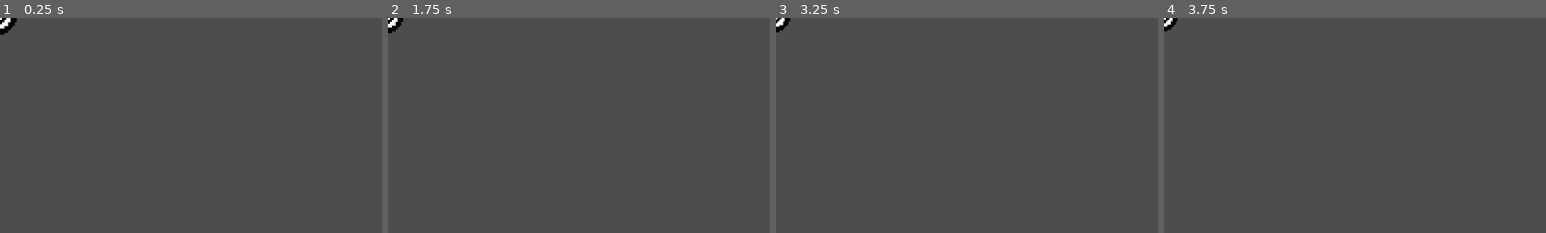
Above: before the commit, frames 1-4 (left to right).
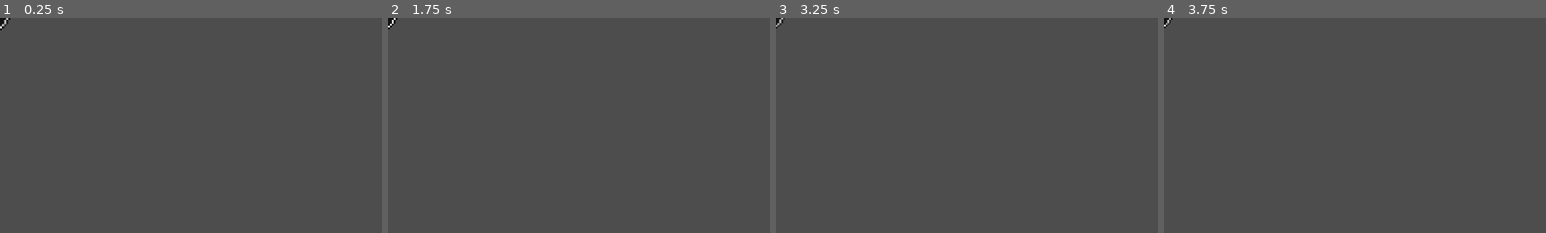
Above: after the commit, the same moments.

Repository: slost/1bj-hero-core
Game: Godot game, scene res://Scenes/Skills/projectile.tscn
The game is run twice, just before and just after one commit, with the same random seed, the same clock (stepped at 60 frames per second) and the same inputs. This scene is started directly instead of the project's main scene.
Inputs:
- Up to frame 1 (0.25 s): no input
- Up to frame 2 (1.75 s): hold Right (move_right) 0.53-1.28 s; hold Space (advance_dialog) 0.53-1.28 s; hold Down (move_down) from 1.28 s (still down); tap Space (advance_dialog) at 1.35 s
- Up to frame 3 (3.25 s): tap Enter at 2 s; release Down (move_down) at 2.03 s; hold Right (move_right) 2.03-2.78 s; hold Space (advance_dialog) 2.03-2.78 s; hold Up (move_up) from 2.78 s (still down); tap Space (advance_dialog) at 2.85 s
- Up to frame 4 (3.75 s): release Up (move_up) at 3.53 s; hold Left (move_left) from 3.53 s (still down); hold Space (advance_dialog) from 3.53 s (still down)
The pictures show only the part of the screen within x 0-50%, y 0-50%; the shares and areas given below are measured in that part.

The runs differ from the first frame. In frame 1, 0.2% of the frame differs, in the area x 0-5%, y 0-8%; in frame 2, 0.2%; in frame 3, 0.2%; in frame 4, 0.1%.

Commit message:
Update visuals

Diff:
--- a/Assets/theme.tres
+++ b/Assets/theme.tres
@@ -4,7 +4,6 @@
 [ext_resource type="FontFile" uid="uid://d0apuuqa3qtek" path="res://Assets/squealer embossed.ttf" id="2_p1uur"]
 
 [resource]
-Label/colors/font_color = Color(0, 0, 0, 1)
 RichTextLabel/colors/default_color = Color(0, 0, 0, 1)
 RichTextLabel/fonts/bold_font = ExtResource("2_p1uur")
 RichTextLabel/fonts/bold_italics_font = ExtResource("1_660oj")
--- a/Database/Character/dummy.tres
+++ b/Database/Character/dummy.tres
@@ -6,5 +6,5 @@
 script = ExtResource("1_oar1x")
 stats = {
 "base_speed": 10,
-"size_scale": 4
+"size_scale": 8
 }
--- /dev/null
+++ b/Materials/ดึ๋งๆ.tres
@@ -0,0 +1,11 @@
+[gd_resource type="ShaderMaterial" load_steps=2 format=3 uid="uid://bf4nvbmh55gr8"]
+
+[ext_resource type="Shader" path="res://Shaders/bush_effect.gdshader" id="1_73sp0"]
+
+[resource]
+shader = ExtResource("1_73sp0")
+shader_parameter/amplitude = 0.826
+shader_parameter/frequency = 8.0
+shader_parameter/speed = 1.665
+shader_parameter/enable_sway_x = false
+shader_parameter/sway_x_amplitude = 0.1
--- /dev/null
+++ b/Scenes/Character/character_sprites.tres
@@ -0,0 +1,20 @@
+[gd_resource type="TileSet" load_steps=3 format=3 uid="uid://bm2408x5858np"]
+
+[ext_resource type="Texture2D" uid="uid://wpjwa4jthm70" path="res://Assets/Sprites/sheet.png" id="1_sq082"]
+
+[sub_resource type="TileSetAtlasSource" id="TileSetAtlasSource_8ef22"]
+texture = ExtResource("1_sq082")
+0:0/0 = 0
+1:0/0 = 0
+2:0/0 = 0
+0:1/0 = 0
+1:1/0 = 0
+0:2/0 = 0
+1:2/0 = 0
+2:2/0 = 0
+0:3/0 = 0
+1:3/0 = 0
+2:3/0 = 0
+
+[resource]
+sources/0 = SubResource("TileSetAtlasSource_8ef22")
--- a/Scenes/Character/monster.gd
+++ b/Scenes/Character/monster.gd
@@ -45,6 +45,9 @@
 
 
 func _ready():
+	scale = Vector2(8, 8)
+	if Global.is_alpha_mode:
+		$Line2D.default_color.a = 0.5
 	z_index = 2
 	current_state = STATE.CHASE
 	radius = speed
--- a/Scenes/Character/monster.tscn
+++ b/Scenes/Character/monster.tscn
@@ -1,19 +1,15 @@
-[gd_scene load_steps=13 format=3 uid="uid://caox48g08q8j4"]
+[gd_scene load_steps=14 format=3 uid="uid://caox48g08q8j4"]
 
 [ext_resource type="Script" path="res://Scenes/Character/monster.gd" id="1_pmis6"]
 [ext_resource type="Script" path="res://Scenes/Character/stats.gd" id="2_747x5"]
-[ext_resource type="Shader" path="res://Shaders/bush_effect.gdshader" id="3_j62s3"]
 [ext_resource type="Shader" path="res://Shaders/blur.gdshader" id="4_b3buw"]
 [ext_resource type="Texture2D" uid="uid://uadk8k2nefm7" path="res://Assets/Sprites/dummy_enemy.png" id="4_yf73r"]
+[ext_resource type="Texture2D" uid="uid://wpjwa4jthm70" path="res://Assets/Sprites/sheet.png" id="5_pvr1l"]
 [ext_resource type="Shader" path="res://Shaders/outline.gdshader" id="6_n02me"]
-[ext_resource type="PackedScene" uid="uid://cewgw4y4rf720" path="res://Scenes/item.tscn" id="7_mhop7"]
+[ext_resource type="Material" uid="uid://bf4nvbmh55gr8" path="res://Materials/ดึ๋งๆ.tres" id="6_tgagv"]
 
 [sub_resource type="CircleShape2D" id="CircleShape2D_ta6hd"]
 radius = 8.0
-
-[sub_resource type="ShaderMaterial" id="ShaderMaterial_egwot"]
-shader = ExtResource("4_b3buw")
-shader_parameter/blur_amount = 2.0
 
 [sub_resource type="ShaderMaterial" id="ShaderMaterial_imyw7"]
 shader = ExtResource("6_n02me")
@@ -23,13 +19,30 @@
 shader_parameter/inside = false
 shader_parameter/add_margins = true
 
-[sub_resource type="ShaderMaterial" id="ShaderMaterial_8ppyf"]
-shader = ExtResource("3_j62s3")
-shader_parameter/amplitude = 0.826
-shader_parameter/frequency = 8.0
-shader_parameter/speed = 1.665
-shader_parameter/enable_sway_x = false
-shader_parameter/sway_x_amplitude = 0.1
+[sub_resource type="ShaderMaterial" id="ShaderMaterial_0twg8"]
+shader = ExtResource("6_n02me")
+shader_parameter/color = Color(1, 1, 1, 1)
+shader_parameter/width = 0.5
+shader_parameter/pattern = 0
+shader_parameter/inside = false
+shader_parameter/add_margins = true
+
+[sub_resource type="TileSetAtlasSource" id="TileSetAtlasSource_2gd17"]
+texture = ExtResource("5_pvr1l")
+0:0/0 = 0
+1:0/0 = 0
+2:0/0 = 0
+0:1/0 = 0
+1:1/0 = 0
+0:2/0 = 0
+1:2/0 = 0
+2:2/0 = 0
+0:3/0 = 0
+1:3/0 = 0
+2:3/0 = 0
+
+[sub_resource type="TileSet" id="TileSet_rk3al"]
+sources/0 = SubResource("TileSetAtlasSource_2gd17")
 
 [sub_resource type="ShaderMaterial" id="ShaderMaterial_twxiu"]
 shader = ExtResource("4_b3buw")
@@ -54,6 +67,8 @@
 offset_bottom = 95.0
 scale = Vector2(0.25, 0.25)
 theme_override_colors/default_color = Color(0, 0, 0, 1)
+theme_override_colors/font_outline_color = Color(1, 1, 1, 1)
+theme_override_constants/outline_size = 5
 theme_override_font_sizes/bold_font_size = 30
 bbcode_enabled = true
 text = "[center]line 1
@@ -68,11 +83,6 @@
 [node name="Stats" type="Node2D" parent="."]
 script = ExtResource("2_747x5")
 
-[node name="Sprite2D3" type="Sprite2D" parent="."]
-visible = false
-material = SubResource("ShaderMaterial_egwot")
-texture = ExtResource("4_yf73r")
-
 [node name="Sprite2D2" type="Sprite2D" parent="."]
 visible = false
 material = SubResource("ShaderMaterial_imyw7")
@@ -81,8 +91,16 @@
 
 [node name="Sprite" type="Node2D" parent="."]
 
+[node name="TileMap" type="TileMap" parent="Sprite"]
+material = SubResource("ShaderMaterial_0twg8")
+position = Vector2(-8, -8)
+tile_set = SubResource("TileSet_rk3al")
+format = 2
+layer_0/tile_data = PackedInt32Array(0, 65536, 3)
+
 [node name="Sprite2D" type="Sprite2D" parent="Sprite"]
-material = SubResource("ShaderMaterial_8ppyf")
+visible = false
+material = ExtResource("6_tgagv")
 texture = ExtResource("4_yf73r")
 
 [node name="BackBufferCopy" type="BackBufferCopy" parent="Sprite"]
@@ -105,5 +123,3 @@
 grow_vertical = 2
 
 [node name="Inventory" type="Node" parent="."]
-
-[node name="Item" parent="Inventory" instance=ExtResource("7_mhop7")]
--- a/Scenes/Character/player.tscn
+++ b/Scenes/Character/player.tscn
@@ -1,10 +1,11 @@
-[gd_scene load_steps=8 format=3 uid="uid://ckkkvld6onpug"]
+[gd_scene load_steps=9 format=3 uid="uid://ckkkvld6onpug"]
 
 [ext_resource type="Script" path="res://Scenes/Character/player.gd" id="1_wsl20"]
 [ext_resource type="Texture2D" uid="uid://8autg0sxkmyo" path="res://Assets/Sprites/dummy.png" id="2_eela0"]
 [ext_resource type="PackedScene" uid="uid://cewgw4y4rf720" path="res://Scenes/item.tscn" id="2_fg3uk"]
 [ext_resource type="Shader" path="res://Shaders/outline.gdshader" id="3_iilgi"]
-[ext_resource type="AudioStream" uid="uid://c4q4751fn0oss" path="res://Assets/Sound/hihats.wav" id="5_usvig"]
+[ext_resource type="Material" uid="uid://bf4nvbmh55gr8" path="res://Materials/ดึ๋งๆ.tres" id="5_7s05k"]
+[ext_resource type="TileSet" uid="uid://bm2408x5858np" path="res://Scenes/Character/character_sprites.tres" id="6_ai2j0"]
 
 [sub_resource type="ShaderMaterial" id="ShaderMaterial_oh2ir"]
 shader = ExtResource("3_iilgi")
@@ -32,6 +33,7 @@
 [node name="Item" parent="Inventory" instance=ExtResource("2_fg3uk")]
 
 [node name="Sprite2D" type="Sprite2D" parent="."]
+visible = false
 material = SubResource("ShaderMaterial_oh2ir")
 texture = ExtResource("2_eela0")
 
@@ -39,11 +41,12 @@
 visible = false
 shape = SubResource("CircleShape2D_bpa3k")
 
-[node name="AudioStreamPlayer2D" type="AudioStreamPlayer2D" parent="."]
-stream = ExtResource("5_usvig")
-
-[node name="AudioStreamPlayer" type="AudioStreamPlayer" parent="."]
-stream = ExtResource("5_usvig")
-
 [node name="Camera2D" type="Camera2D" parent="."]
 zoom = Vector2(0.75, 0.75)
+
+[node name="Sprite" type="TileMap" parent="."]
+material = ExtResource("5_7s05k")
+position = Vector2(-8, -8)
+tile_set = ExtResource("6_ai2j0")
+format = 2
+layer_0/tile_data = PackedInt32Array(0, 131072, 0)
--- a/Scenes/Game/game.gd
+++ b/Scenes/Game/game.gd
@@ -5,7 +5,8 @@
 
 func _process(_delta):
 	paletteShader.material.set_shader_parameter("pal_swap_1", Global.palette[0])
-	paletteShader.material.set_shader_parameter("pal_swap_2", Global.palette[1])
+	# paletteShader.material.set_shader_parameter("pal_swap_2", Global.palette[1])
+	paletteShader.material.set_shader_parameter("pal_swap_2", Color.WHITE)
 	set_hud_text()
 
 
--- a/Scenes/Game/game.tscn
+++ b/Scenes/Game/game.tscn
@@ -1,48 +1,13 @@
-[gd_scene load_steps=16 format=3 uid="uid://033l120yy5tk"]
+[gd_scene load_steps=9 format=3 uid="uid://033l120yy5tk"]
 
 [ext_resource type="Script" path="res://Scenes/Game/game.gd" id="1_dv3o6"]
 [ext_resource type="PackedScene" uid="uid://bq64ij7kka531" path="res://Scenes/Game/map.tscn" id="1_yipeh"]
 [ext_resource type="Script" path="res://Scenes/Game/map.gd" id="2_x5epm"]
 [ext_resource type="Material" uid="uid://bv5dllnmwrgm7" path="res://Shaders/palette.tres" id="3_ut7rk"]
 [ext_resource type="PackedScene" uid="uid://c837xeovaxpfe" path="res://Scenes/Game/music_handler.tscn" id="5_ewm0u"]
-[ext_resource type="Shader" path="res://Shaders/rain.gdshader" id="6_2pcim"]
 [ext_resource type="Script" path="res://Scenes/Game/debug_tool.gd" id="6_3wppi"]
-[ext_resource type="Shader" path="res://Shaders/noise_offest_wiggle.gdshader" id="6_fb4tr"]
 [ext_resource type="Theme" uid="uid://biqe21c3m8tyk" path="res://Assets/theme.tres" id="9_4jfow"]
 [ext_resource type="PackedScene" uid="uid://3ber51fa5fh7" path="res://Scenes/Systems/text_box.tscn" id="10_n5rpe"]
-
-[sub_resource type="ShaderMaterial" id="ShaderMaterial_2b54e"]
-shader = ExtResource("6_2pcim")
-shader_parameter/rain_amount = 1600.0
-shader_parameter/near_rain_length = 0.01
-shader_parameter/far_rain_length = 0.1
-shader_parameter/near_rain_width = 0.89
-shader_parameter/far_rain_width = 0.5
-shader_parameter/near_rain_transparency = 1.0
-shader_parameter/far_rain_transparency = 0.5
-shader_parameter/rain_color = Color(0, 0, 0, 1)
-shader_parameter/base_rain_speed = 0.5
-shader_parameter/additional_rain_speed = 0.5
-shader_parameter/slant = 0.329
-
-[sub_resource type="Gradient" id="Gradient_1wfjr"]
-
-[sub_resource type="FastNoiseLite" id="FastNoiseLite_sk8hx"]
-seed = 3
-frequency = 1.0
-
-[sub_resource type="NoiseTexture2D" id="NoiseTexture2D_4h1xw"]
-seamless = true
-color_ramp = SubResource("Gradient_1wfjr")
-noise = SubResource("FastNoiseLite_sk8hx")
-
-[sub_resource type="ShaderMaterial" id="ShaderMaterial_8ijqf"]
-shader = ExtResource("6_fb4tr")
-shader_parameter/strength = 1.4
-shader_parameter/uv_scaling = 1.0
-shader_parameter/movement_direction = Vector2(1, 0)
-shader_parameter/movement_speed = 0.5
-shader_parameter/NOISE_TEXTURE = SubResource("NoiseTexture2D_4h1xw")
 
 [node name="Game" type="Control" node_paths=PackedStringArray("hudLabel", "paletteShader")]
 editor_description = "ตัวควบคุมเกม"
@@ -94,28 +59,11 @@
 [node name="Map" parent="PaletteShader/SubViewport" instance=ExtResource("1_yipeh")]
 script = ExtResource("2_x5epm")
 
-[node name="CanvasLayer2" type="CanvasLayer" parent="PaletteShader"]
-visible = false
-
-[node name="Rain" type="ColorRect" parent="PaletteShader/CanvasLayer2"]
-material = SubResource("ShaderMaterial_2b54e")
-anchors_preset = 15
-anchor_right = 1.0
-anchor_bottom = 1.0
-grow_horizontal = 2
-grow_vertical = 2
-color = Color(1, 1, 1, 0)
-metadata/_edit_use_anchors_ = true
-
 [node name="CanvasLayer" type="CanvasLayer" parent="."]
 
-[node name="NoiseOffset" type="ColorRect" parent="CanvasLayer"]
-material = SubResource("ShaderMaterial_8ijqf")
-anchors_preset = 15
-anchor_right = 1.0
-anchor_bottom = 1.0
-grow_horizontal = 2
-grow_vertical = 2
+[node name="BackBufferCopy" type="BackBufferCopy" parent="CanvasLayer"]
+
+[node name="BackBufferCopy2" type="BackBufferCopy" parent="CanvasLayer"]
 
 [node name="RichTextLabel" type="RichTextLabel" parent="."]
 layout_mode = 1
@@ -135,7 +83,6 @@
 [node name="DialogCanvasLayer" type="CanvasLayer" parent="."]
 
 [node name="TextBox - DEBUG" parent="DialogCanvasLayer" instance=ExtResource("10_n5rpe")]
-visible = false
 anchors_preset = 7
 anchor_left = 0.5
 anchor_top = 1.0
--- a/Scenes/Game/map.gd
+++ b/Scenes/Game/map.gd
@@ -10,4 +10,4 @@
 	var viewport_size = get_viewport().get_visible_rect().size
 	var width = viewport_size.x
 	var hieght = viewport_size.y
-	draw_rect(Rect2(0, 0, width, hieght), color)
+	# draw_rect(Rect2(0, 0, width, hieght), color)
--- a/Scenes/Game/map.tscn
+++ b/Scenes/Game/map.tscn
@@ -1,23 +1,55 @@
-[gd_scene load_steps=5 format=3 uid="uid://bq64ij7kka531"]
+[gd_scene load_steps=12 format=3 uid="uid://bq64ij7kka531"]
 
-[ext_resource type="Shader" path="res://Shaders/palette.gdshader" id="1_qg2ia"]
 [ext_resource type="PackedScene" uid="uid://ckkkvld6onpug" path="res://Scenes/Character/player.tscn" id="2_ljpgr"]
+[ext_resource type="Shader" path="res://Shaders/rain.gdshader" id="3_md047"]
+[ext_resource type="Shader" path="res://Shaders/crt_fisheye.gdshader" id="3_p1svi"]
+[ext_resource type="Shader" path="res://Shaders/noise_offest_wiggle.gdshader" id="3_pvm06"]
 [ext_resource type="PackedScene" uid="uid://caox48g08q8j4" path="res://Scenes/Character/monster.tscn" id="3_qrfdy"]
 
-[sub_resource type="ShaderMaterial" id="ShaderMaterial_js8ha"]
-shader = ExtResource("1_qg2ia")
-shader_parameter/pal_source_1 = Color(0, 0, 0, 1)
-shader_parameter/pal_swap_1 = Color(0, 0, 0, 1)
-shader_parameter/pal_source_2 = Color(1, 1, 1, 1)
-shader_parameter/pal_swap_2 = Color(128, 0, 128, 1)
+[sub_resource type="ShaderMaterial" id="ShaderMaterial_65i8m"]
+shader = ExtResource("3_md047")
+shader_parameter/rain_amount = 1600.0
+shader_parameter/near_rain_length = 0.01
+shader_parameter/far_rain_length = 0.1
+shader_parameter/near_rain_width = 0.89
+shader_parameter/far_rain_width = 0.5
+shader_parameter/near_rain_transparency = 1.0
+shader_parameter/far_rain_transparency = 0.5
+shader_parameter/rain_color = Color(0, 0, 0, 1)
+shader_parameter/base_rain_speed = 0.5
+shader_parameter/additional_rain_speed = 0.5
+shader_parameter/slant = 0.329
+
+[sub_resource type="ShaderMaterial" id="ShaderMaterial_kj8ct"]
+shader = ExtResource("3_p1svi")
+shader_parameter/fisheye_strength = 1.0
+
+[sub_resource type="Gradient" id="Gradient_h8tes"]
+
+[sub_resource type="FastNoiseLite" id="FastNoiseLite_t33ww"]
+seed = 3
+frequency = 1.0
+
+[sub_resource type="NoiseTexture2D" id="NoiseTexture2D_4h1xw"]
+seamless = true
+color_ramp = SubResource("Gradient_h8tes")
+noise = SubResource("FastNoiseLite_t33ww")
+
+[sub_resource type="ShaderMaterial" id="ShaderMaterial_h3ar7"]
+shader = ExtResource("3_pvm06")
+shader_parameter/strength = 1.4
+shader_parameter/uv_scaling = 1.0
+shader_parameter/movement_direction = Vector2(1, 0)
+shader_parameter/movement_speed = 0.5
+shader_parameter/NOISE_TEXTURE = SubResource("NoiseTexture2D_4h1xw")
 
 [node name="Map" type="Node2D"]
 
 [node name="ColorRect" type="ColorRect" parent="."]
-visible = false
-material = SubResource("ShaderMaterial_js8ha")
-offset_right = 1155.0
-offset_bottom = 645.0
+offset_left = -1640.0
+offset_top = -916.0
+offset_right = 2796.0
+offset_bottom = 1561.0
 
 [node name="MonsterDummy" parent="." instance=ExtResource("3_qrfdy")]
 position = Vector2(271, 311)
@@ -32,3 +64,34 @@
 [node name="Player" parent="." instance=ExtResource("2_ljpgr")]
 editor_description = "ผู้เล่นไง"
 position = Vector2(766, 367)
+
+[node name="CanvasLayer" type="CanvasLayer" parent="."]
+
+[node name="Rain" type="ColorRect" parent="CanvasLayer"]
+material = SubResource("ShaderMaterial_65i8m")
+anchors_preset = 15
+anchor_right = 1.0
+anchor_bottom = 1.0
+grow_horizontal = 2
+grow_vertical = 2
+color = Color(1, 1, 1, 0)
+metadata/_edit_use_anchors_ = true
+
+[node name="CRT" type="ColorRect" parent="CanvasLayer"]
+material = SubResource("ShaderMaterial_kj8ct")
+anchors_preset = 15
+anchor_right = 1.0
+anchor_bottom = 1.0
+grow_horizontal = 2
+grow_vertical = 2
+
+[node name="BackBufferCopy" type="BackBufferCopy" parent="CanvasLayer"]
+
+[node name="NoiseOffset" type="ColorRect" parent="CanvasLayer"]
+material = SubResource("ShaderMaterial_h3ar7")
+anchors_preset = 15
+anchor_right = 1.0
+anchor_bottom = 1.0
+grow_horizontal = 2
+grow_vertical = 2
+color = Color(0, 0, 0, 1)
--- a/Scenes/Skills/projectile.gd
+++ b/Scenes/Skills/projectile.gd
@@ -9,8 +9,8 @@
 
 func _process(_delta) -> void:
 	# scale -= scale * ( 60 / Global.tempo ) * 0.1
-	#if Global.is_alpha_mode:
-	#	$Sprite2D.modulate.a = 0.5
+	if Global.is_alpha_mode:
+		modulate.a = 0.75
 
 	timer += 1
 
--- a/Scenes/Skills/projectile.tscn
+++ b/Scenes/Skills/projectile.tscn
@@ -1,19 +1,29 @@
-[gd_scene load_steps=6 format=3 uid="uid://bs0q123k0y7c3"]
+[gd_scene load_steps=8 format=3 uid="uid://bs0q123k0y7c3"]
 
 [ext_resource type="Script" path="res://Scenes/Skills/projectile.gd" id="1_4xik7"]
-[ext_resource type="Shader" path="res://Shaders/bush_effect.gdshader" id="2_edglo"]
+[ext_resource type="Material" uid="uid://dge607unynrkh" path="res://Scenes/Skills/บึ้มๆ.tres" id="2_ddexa"]
 [ext_resource type="Texture2D" uid="uid://dte7rla2oikpo" path="res://Assets/Sprites/Skills/skill_kick.png" id="3_gts76"]
+[ext_resource type="Texture2D" uid="uid://wpjwa4jthm70" path="res://Assets/Sprites/sheet.png" id="4_hc506"]
 
 [sub_resource type="CircleShape2D" id="CircleShape2D_2qbqd"]
 radius = 8.0
 
-[sub_resource type="ShaderMaterial" id="ShaderMaterial_tglxy"]
-shader = ExtResource("2_edglo")
-shader_parameter/amplitude = 1.0
-shader_parameter/frequency = 10.0
-shader_parameter/speed = 10.0
-shader_parameter/enable_sway_x = true
-shader_parameter/sway_x_amplitude = 1.0
+[sub_resource type="TileSetAtlasSource" id="TileSetAtlasSource_hrhuq"]
+texture = ExtResource("4_hc506")
+0:0/0 = 0
+1:0/0 = 0
+2:0/0 = 0
+0:1/0 = 0
+1:1/0 = 0
+0:2/0 = 0
+1:2/0 = 0
+2:2/0 = 0
+0:3/0 = 0
+1:3/0 = 0
+2:3/0 = 0
+
+[sub_resource type="TileSet" id="TileSet_phh86"]
+sources/0 = SubResource("TileSetAtlasSource_hrhuq")
 
 [node name="Projectile" type="StaticBody2D"]
 script = ExtResource("1_4xik7")
@@ -22,5 +32,13 @@
 shape = SubResource("CircleShape2D_2qbqd")
 
 [node name="Sprite2D" type="Sprite2D" parent="."]
-material = SubResource("ShaderMaterial_tglxy")
+visible = false
+material = ExtResource("2_ddexa")
 texture = ExtResource("3_gts76")
+
+[node name="TileMap" type="TileMap" parent="."]
+material = ExtResource("2_ddexa")
+position = Vector2(-8, -8)
+tile_set = SubResource("TileSet_phh86")
+format = 2
+layer_0/tile_data = PackedInt32Array(0, 0, 1)
--- /dev/null
+++ b/Scenes/Skills/บึ้มๆ.tres
@@ -0,0 +1,11 @@
+[gd_resource type="ShaderMaterial" load_steps=2 format=3 uid="uid://dge607unynrkh"]
+
+[ext_resource type="Shader" path="res://Shaders/bush_effect.gdshader" id="1_0dvix"]
+
+[resource]
+shader = ExtResource("1_0dvix")
+shader_parameter/amplitude = 1.0
+shader_parameter/frequency = 10.0
+shader_parameter/speed = 10.0
+shader_parameter/enable_sway_x = true
+shader_parameter/sway_x_amplitude = 1.0
--- a/Scenes/item.tscn
+++ b/Scenes/item.tscn
@@ -8,4 +8,4 @@
 pattern = NodePath("Around")
 
 [node name="Around" parent="." instance=ExtResource("2_txjy0")]
-layer_0/tile_data = PackedInt32Array(-2, 131072, 2, 65534, 131072, 2, 131070, 131072, 2, 65538, 131072, 2, 2, 131072, 2, -65534, 131072, 2, -65537, 131072, 2, -131072, 131072, 2, -131071, 131072, 2, 131073, 131072, 2, 131072, 131072, 2, 196607, 131072, 2)
+layer_0/tile_data = PackedInt32Array(196607, 131072, 2, 131072, 131072, 2, 131073, 131072, 2, 65538, 131072, 2, 2, 131072, 2, -65534, 131072, 2, -131071, 131072, 2, -131072, 131072, 2, -65537, 131072, 2, -2, 131072, 2, 65534, 131072, 2, 131070, 131072, 2)
--- /dev/null
+++ b/Shaders/crt_fisheye.gdshader
@@ -0,0 +1,70 @@
+//based on https://godotshaders.com/shader/crt-shader-2/
+shader_type canvas_item;
+uniform sampler2D screen_texture : hint_screen_texture, repeat_disable, filter_nearest;
+uniform float fisheye_strength = 1.0; // Adjust this to control the fisheye effect strength
+
+vec2 fisheye(vec2 uv) {
+    vec2 d = uv - 0.5;
+    float r = length(d);
+    float theta = atan(d.y, d.x);
+    float rf = pow(r, fisheye_strength) / pow(0.5, fisheye_strength - 1.0);
+    return vec2(0.5) + rf * normalize(d);
+}
+
+vec2 curve(vec2 uv)
+{
+	uv = (uv - 0.5) * 2.0;
+	uv *= 1.1;
+	uv.x *= 1.0 + pow((abs(uv.y) / 5.0), 2.0);
+	uv.y *= 1.0 + pow((abs(uv.x) / 4.0), 2.0);
+	uv  = (uv / 2.0) + 0.5;
+	uv =  uv *0.92 + 0.04;
+	return uv;
+}
+
+void fragment() {
+    vec2 iResolution = 1.0 / SCREEN_PIXEL_SIZE;
+    vec2 q = FRAGCOORD.xy / iResolution.xy;
+
+    // Apply fisheye distortion
+    q = fisheye(q);
+
+    vec2 uv = curve(q);
+    uv = curve( uv );
+    vec3 oricol = texture( screen_texture, vec2(q.x,q.y) ).xyz;
+    vec3 col;
+	float x =  sin(0.3*TIME+uv.y*21.0)*sin(0.7*TIME+uv.y*29.0)*sin(0.3+0.33*TIME+uv.y*31.0)*0.0017;
+
+    col.r = texture(screen_texture,vec2(x+uv.x+0.001,uv.y+0.001)).x+0.05;
+    col.g = texture(screen_texture,vec2(x+uv.x+0.000,uv.y-0.002)).y+0.05;
+    col.b = texture(screen_texture,vec2(x+uv.x-0.002,uv.y+0.000)).z+0.05;
+    col.r += 0.08*texture(screen_texture,0.75*vec2(x+0.025, -0.027)+vec2(uv.x+0.001,uv.y+0.001)).x;
+    col.g += 0.05*texture(screen_texture,0.75*vec2(x+-0.022, -0.02)+vec2(uv.x+0.000,uv.y-0.002)).y;
+    col.b += 0.08*texture(screen_texture,0.75*vec2(x+-0.02, -0.018)+vec2(uv.x-0.002,uv.y+0.000)).z;
+
+    col = clamp(col*0.6+0.4*col*col*1.0,0.0,1.0);
+
+    float vig = (0.0 + 1.0*16.0*uv.x*uv.y*(1.0-uv.x)*(1.0-uv.y));
+	col *= vec3(pow(vig,0.3));
+
+    col *= vec3(0.95,1.05,0.95);
+	col *= 2.8;
+
+	float scans = clamp( 0.35+0.35*sin(3.5*TIME+uv.y*iResolution.y*1.5), 0.0, 1.0);
+
+	float s = pow(scans,1.7);
+	col = col*vec3( 0.4+0.7*s) ;
+
+    col *= 1.0+0.01*sin(110.0*TIME);
+	if (uv.x < 0.0 || uv.x > 1.0)
+		col *= 0.0;
+	if (uv.y < 0.0 || uv.y > 1.0)
+		col *= 0.0;
+
+	col*=1.0-0.65*vec3(clamp((mod(FRAGCOORD.x, 2.0)-1.0)*2.0,0.0,1.0));
+
+    float comp = smoothstep( 0.1, 0.9, sin(TIME) );
+
+
+    COLOR = vec4(col,1.0);
+}
--- /dev/null
+++ b/Shaders/fish_eye.gdshader
@@ -0,0 +1,49 @@
+/////////////////////////////////
+// 2D Radial Distortion Shader //
+/////////////////////////////////
+
+// Screen space shader for Godot, based on: https://gist.github.com/aggregate1166877/a889083801d67917c26c12a98e7f57a7
+
+shader_type canvas_item;
+
+uniform float aspect = 1.0;
+uniform float distortion = 1.0;
+uniform float radius = 1.0;
+uniform float alpha = 1.0;
+uniform float crop = 1.0;
+uniform vec4 crop_color : source_color = vec4(0,0,0,1);
+uniform sampler2D SCREEN_TEXTURE : hint_screen_texture, filter_linear;
+
+vec2 distort(vec2 p)
+{
+	float d = length(p);
+	float z = sqrt(distortion + d * d * -distortion);
+	float r = atan(d, z) / 3.1415926535;
+	float phi = atan(p.y, p.x);
+	return vec2(r * cos(phi) * (1.0 / aspect) + 0.5, r * sin(phi) + 0.5);
+}
+
+void fragment()
+{
+	vec2 xy = (SCREEN_UV * 2.0 - 1.0); // move origin of UV coordinates to center of screen
+
+	xy = vec2(xy.x * aspect, xy.y); // adjust aspect ratio
+
+	float d = length(xy); // distance from center
+
+	vec4 tex;
+
+	if (d < radius)
+	{
+		xy = distort(xy);
+		tex = texture(SCREEN_TEXTURE, xy);
+		COLOR = tex;
+		COLOR.a = alpha;
+	}
+
+	// radial crop
+	if (d > crop)
+	{
+		COLOR = crop_color;
+	}
+}
--- /dev/null
+++ b/Shaders/fisheye_fnaf.gdshader
@@ -0,0 +1,35 @@
+shader_type canvas_item;
+
+//defines the coefficient
+uniform float coeff : hint_range(0, .5);
+uniform sampler2D SCREEN_TEXTURE : hint_screen_texture, filter_linear;
+
+void fragment(){
+	//gets the SCREEN_UV
+	vec2 suv = SCREEN_UV;
+
+	//side maps 0.0>1.0 into -1.0>1.0
+	//side as in "-1.0 is the left side, 1.0 is the right one"
+	float side = (SCREEN_UV.y * 2.0) - 1.0;
+
+	//mountain maps 0.0>1.0 into a 0.0>0.0, where the mid-value is 1.0.
+	float mountain = -abs((SCREEN_UV.x * 2.0) - 1.0) + 1.0;
+
+	//maps mountain into a sine-wave's first ramp
+	mountain = mountain * PI/2.0;
+
+	//newv says 'how much should the pixel be moved based in its position?'
+	//mountain defines the amount, coeff scales it and 'sin' smooths it out.
+	//the multiplication with PI/2.0 is mandatory for sin to work
+	float newv = coeff * sin(mountain);
+
+	//modifies the screen uv saved before
+	//(newv * side) applies the effect on both left and right.
+	//if 'side' wasn't here, the effect would be applied only one way.
+	//even more important is the subtraction with 'coeff*size'.
+	//this scales the shader up and down so that you don't end up with borders.
+	suv.y += ((newv * side) - (coeff*side));
+
+	//updates the texture
+	COLOR = texture(SCREEN_TEXTURE, suv);
+}
Binary file added: Assets/Sprites/sheet.png
Not shown, added: Assets/Sprites/sheet.png.import
Binary file changed: Assets/Systems/window.png
